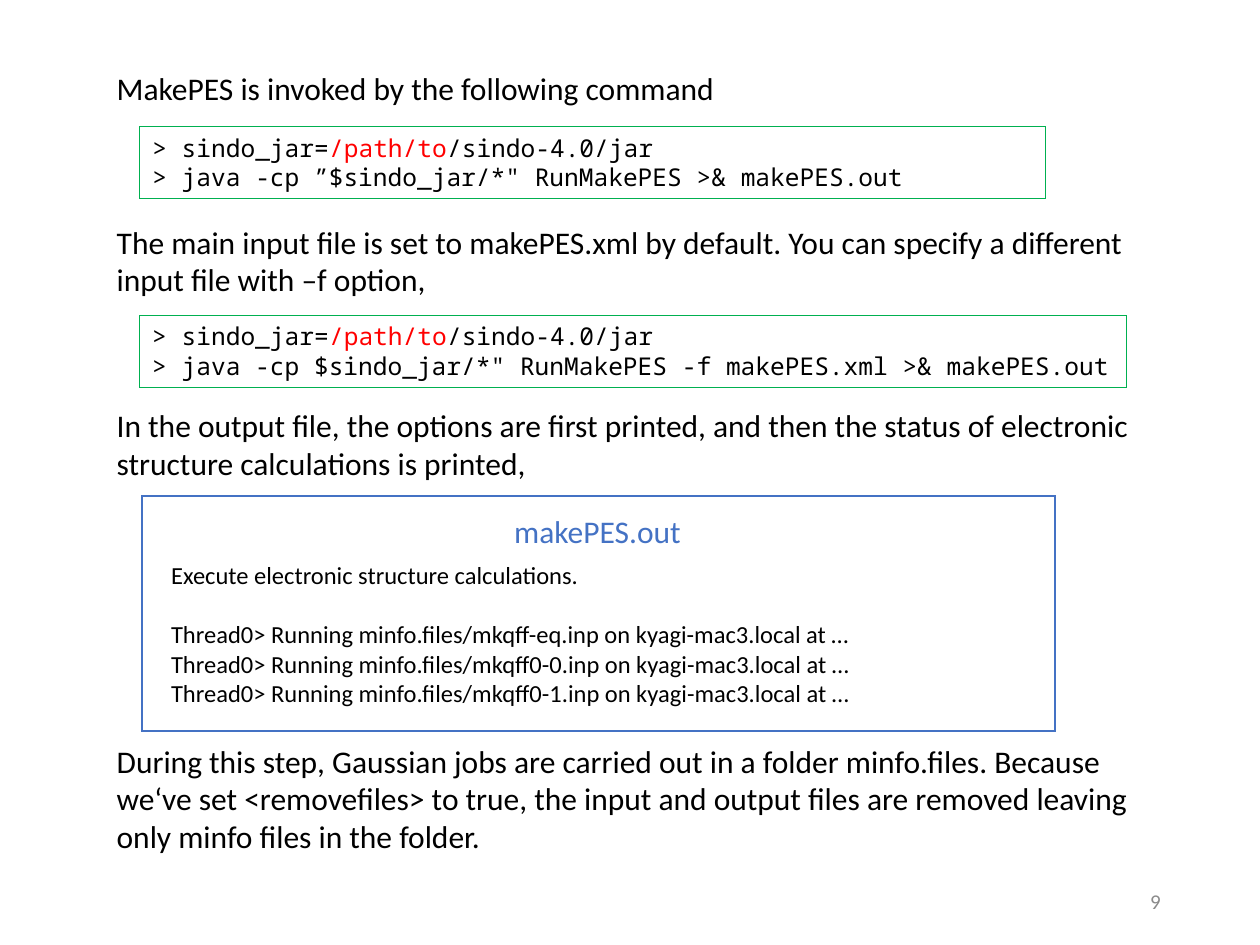
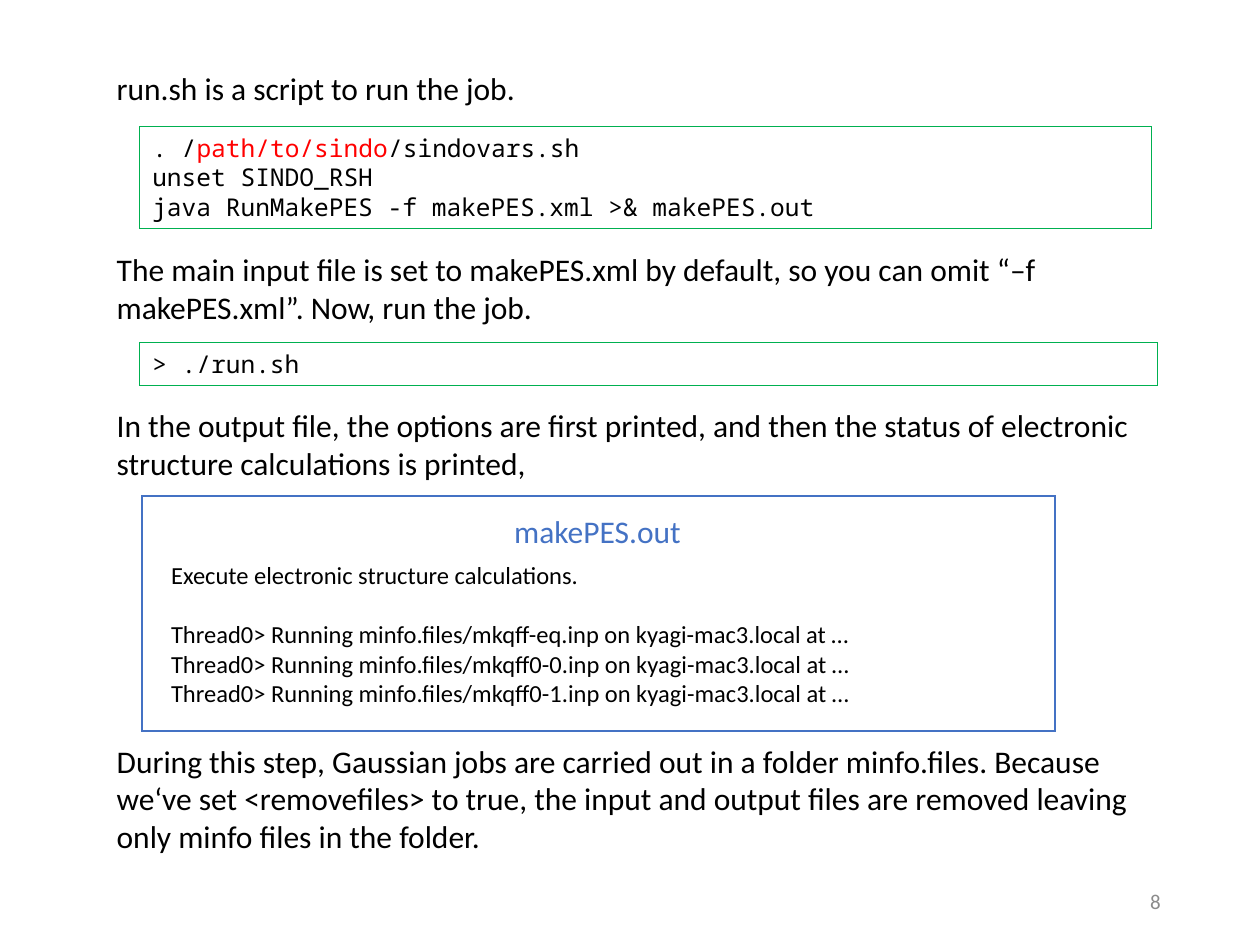
Before and after one commit to yagikiyoshi/sindo, a slide deck: slide 9 of doc/MakePES/usage_MakePES.pptx (slide 10 before the commit). Drawn at 1260x945 pixels with LibreOffice and Linux fonts; fonts in the diff are those of the drawing. Boxes give left, top, right and bottom in pixels: in the first picture for what was removed or moved away, otherwise in the second. Text is boxed around its words. In the diff, an @@ line names an element or a change of style, - is before the commit and + after.

```diff
--- a/doc/MakePES/usage_MakePES.pptx
+++ b/doc/MakePES/usage_MakePES.pptx
@@ text at (x1=117, y1=78, x2=515, y2=106): text changed @@
-MakePES is invoked by the following command
+run.sh is a script to run the job.
@@ rectangle ". /path/to/sindo/sindovars.sh" resized from (x1=140, y1=127, x2=1046, y2=199) to (x1=140, y1=127, x2=1152, y2=229) @@
@@ text in rectangle at (x1=152, y1=138, x2=814, y2=222): text changed @@
-> sindo_jar=/path/to/sindo-4.0/jar
-> java -cp ”$sindo_jar/*" RunMakePES >& makePES.out
+. /path/to/sindo/sindovars.sh
+unset SINDO_RSH
+java RunMakePES -f makePES.xml >& makePES.out
@@ text at (x1=117, y1=258, x2=1035, y2=325): text changed @@
-The main input file is set to makePES.xml by default. You can specify a different input file with –f option,
+The main input file is set to makePES.xml by default, so you can omit “–f makePES.xml”. Now, run the job.
@@ rectangle "> ./run.sh" resized from (x1=140, y1=315, x2=1126, y2=387) to (x1=140, y1=343, x2=1158, y2=386) @@
@@ text in rectangle at (x1=182, y1=354, x2=300, y2=374): text changed @@
-> sindo_jar=/path/to/sindo-4.0/jar
-> java -cp $sindo_jar/*" RunMakePES -f makePES.xml >& makePES.out
+> ./run.sh
@@ page number at (x1=1150, y1=895, x2=1161, y2=909): text changed @@
-9
+8
```
Also in this commit, not shown: 22 other slides changed, 1 slide added, 2 slides removed, 23 other files.
